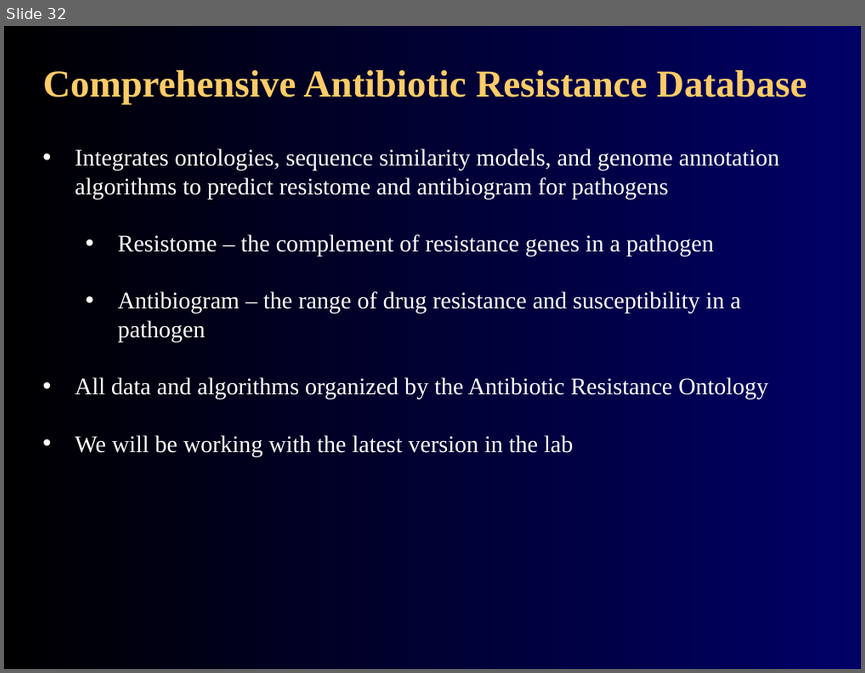
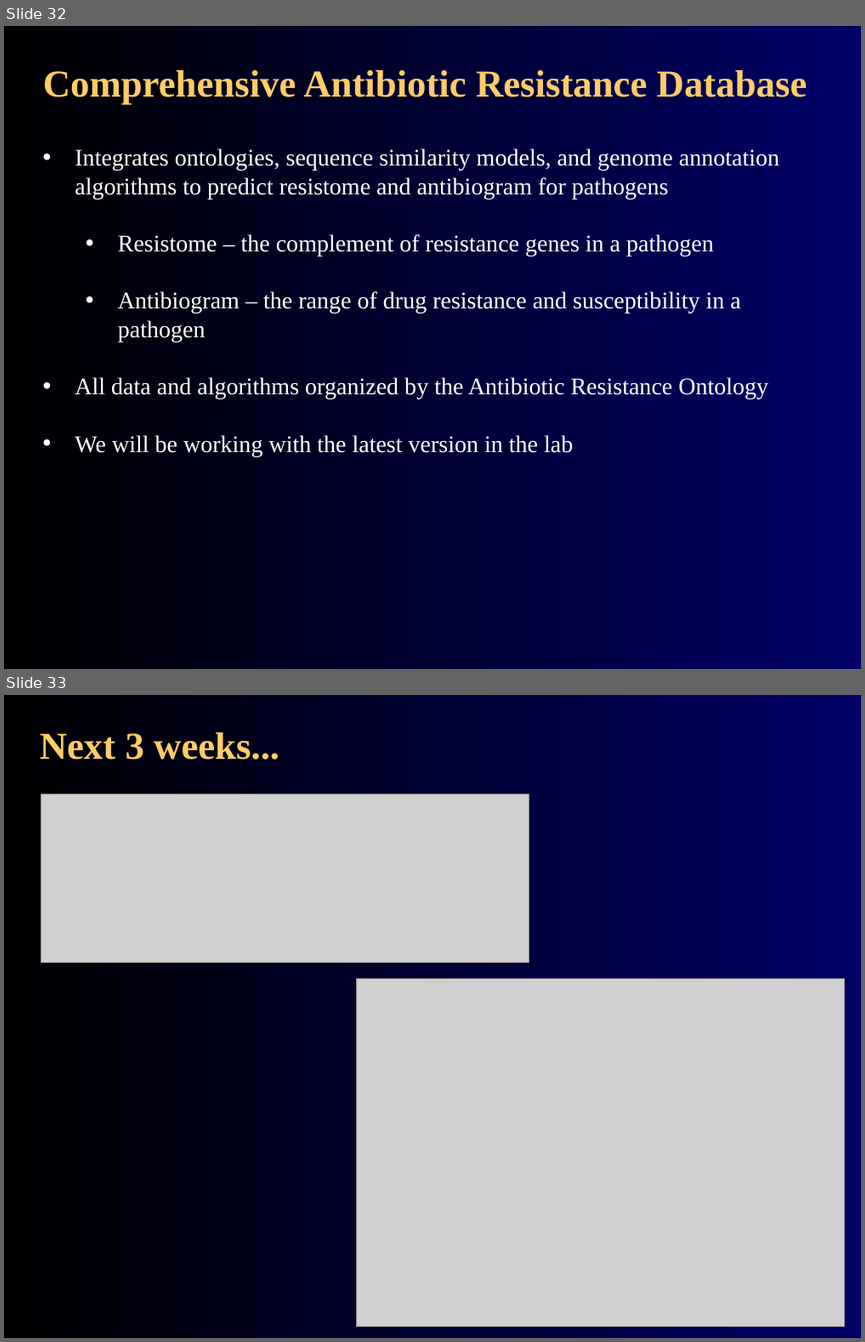
Before and after one commit to agmcarthur/Biochem-3BP3, a slide deck: Lectures/Lecture 4 - Beyond the Gene.pptx. Shown one above the other, each under a label of ours: slide 32 before the commit, slides 32 and 33 after it. The pictures are 865x673 and 865x1342 pixels, drawn with LibreOffice and Linux fonts; fonts in the diff are those of the drawing; grey boxes stand for pictures. Boxes give left, top, right and bottom in pixels: in the first picture for what was removed or moved away, otherwise in the second. Text is boxed around its words. In the diff, an @@ line names an element or a change of style, - is before the commit and + after.

```diff
--- a/Lectures/Lecture 4 - Beyond the Gene.pptx
+++ b/Lectures/Lecture 4 - Beyond the Gene.pptx
@@ slide 33 added at (x1=4, y1=695, x2=861, y2=1338), background gradient #000000 to #000066 @@
@@ title added at (x1=40, y1=732, x2=279, y2=760), 32 pt, text #FFCC66, bold @@
+Next 3 weeks...
@@ picture added at (x1=41, y1=794, x2=528, y2=962) @@
@@ picture added at (x1=356, y1=979, x2=844, y2=1327) @@
```
Also in this commit, not shown: 2 slides removed, 6 other files.
